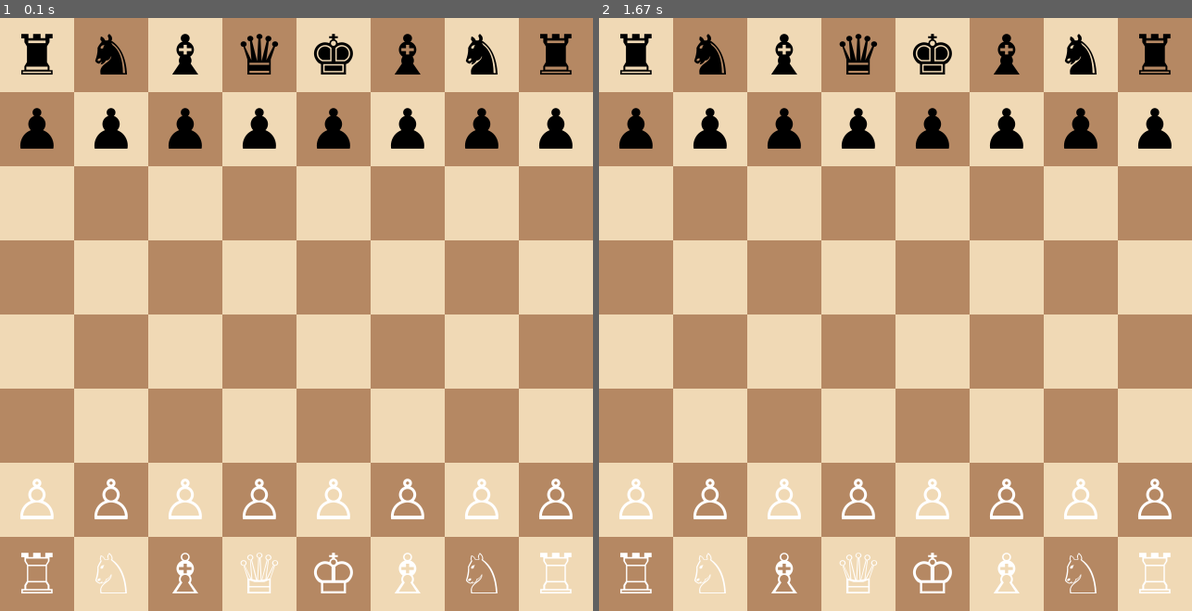
Above: before the commit, frames 1-2 (left to right).
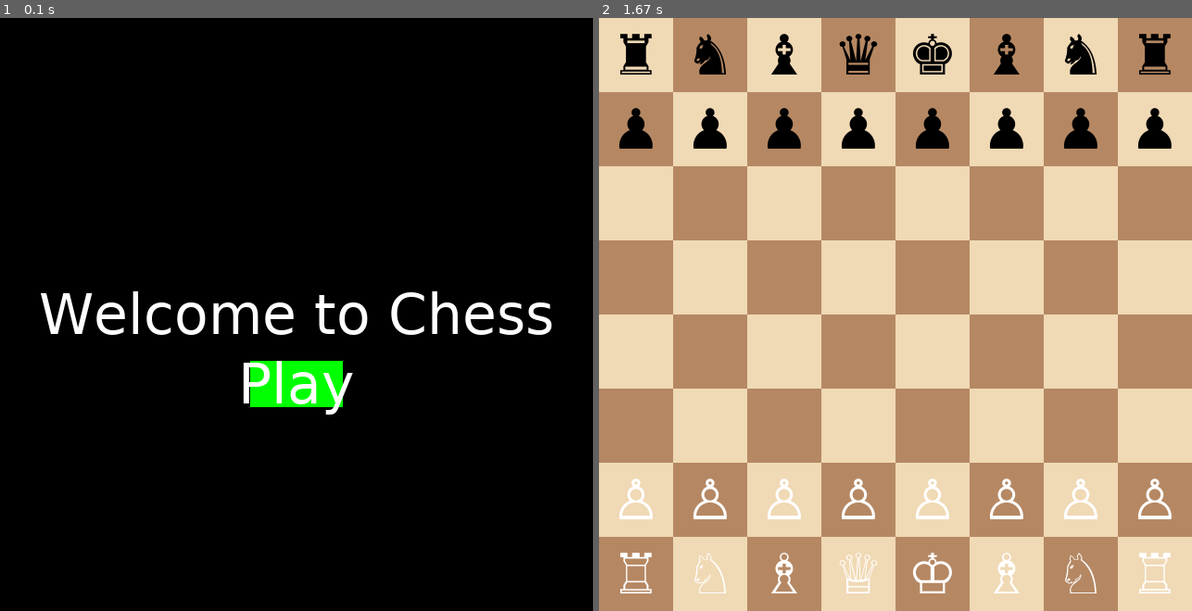
Above: after the commit, the same moments.

Repository: Agap3w/CS50p_finalProject
Game: pygame game, started from Chess_vs_AI/scacco.py
Two runs of this game, one before a commit and one after it. Both use one fixed random seed, a clock stepped at 60 frames per second and the inputs below.
Inputs (mouse positions are in pixels of both pictures, inside the frame that each line leads up to):
- Up to frame 1 (0.1 s): no input
- Up to frame 2 (1.67 s): click (895, 385) at 0.38 s; click (895, 356) at 0.85 s

The runs differ from the first frame. In frame 1, 97% of the frame differs, in the area x 0-100%, y 0-100%; in frame 2, nothing differs.

Commit message:
aggiunta schermata brutta di intro e outro

Diff:
--- a/Chess_vs_AI/scacco.py
+++ b/Chess_vs_AI/scacco.py
@@ -1,11 +1,9 @@
 # TO DO:
-# aggiungo GUI:
-## 1. schermata introduttiva
-## 2. promo choice
-## 3. game over
+# aggiungo promo choice
 
 # MINOR:
 # aggiungere pulsante per arrendersi / chiedere la patta
+# sistemo grafica intro e outro
 
 # VERY MINOR:
 # customizzo grafica pezzi
@@ -27,34 +25,51 @@
         self.running = True
         self.gui.init_game()
         self.clock = pygame.time.Clock()  # Initialize the clock
+        self.game_state = "intro"
 
     def main_game_loop(self):
-        #self.gui.intro_screen()  # Display the intro screen, if any
-
         while self.running:
-            # Update the screen and process events
             for event in pygame.event.get():
                 if event.type == pygame.QUIT:
                     self.running = False
 
                 elif event.type == pygame.MOUSEBUTTONDOWN:
-                    move_info = self.game_logic.process_click(event.pos)
-                    if move_info["move"]:
-                        self.sound_manager.play_move_sounds(move_info["move"], move_info["captured_piece"], move_info["is_check"])
-                        self.gui.redraw_needed = True
+                    if self.game_state == "intro":
+                        play_button = self.gui.get_play_button_rect()
+                        if play_button.collidepoint(event.pos):
+                            self.game_state = "playing"
+                            self.gui.redraw_needed = True
+
+                    elif self.game_state == "playing":
+                        move_info = self.game_logic.process_click(event.pos)
+                        if move_info["move"]:
+                            self.sound_manager.play_move_sounds(move_info["move"], move_info["captured_piece"], move_info["is_check"])
+                            self.gui.redraw_needed = True
+                        if self.game_logic.is_game_over():
+                            self.game_state = "outro"
+                            self.gui.redraw_needed = True
+
+                    elif self.game_state == "outro":
+                        retry_button = self.gui.get_retry_button_rect()
+                        if retry_button.collidepoint(event.pos):
+                            self.game_state = "intro"
+                            self.game_logic = GameLogic()  # Reset game
+                            self.gui.redraw_needed = True
 
             # Update the GUI (draw the board, pieces, selected square)
             if self.gui.redraw_needed:
-                self.gui.draw_board()  # Draw the chessboard
-                self.gui.draw_selected_square(self.game_logic.selected_square)
-                self.gui.draw_pieces(self.game_logic.board)  # Draw the pieces on the board
+                if self.game_state == "intro":
+                    self.gui.draw_intro()
+                elif self.game_state == "playing":
+                    self.gui.draw_board()
+                    self.gui.draw_selected_square(self.game_logic.selected_square)
+                    self.gui.draw_pieces(self.game_logic.board)
+                elif self.game_state == "outro":
+                    self.gui.draw_outro()
+
                 self.gui.refresh_display()  # Update the display
                 self.gui.redraw_needed = False
 
-            # Check if the game is over and show the game-over screen
-            if self.game_logic.is_game_over():
-                self.running = False
-
             # Keep the game running at the correct frame rate
             self.clock.tick(FPS)
 
@@ -62,7 +77,9 @@
     def __init__(self):
         self.screen = None
         self.font = None
-        self.redraw_needed = False
+        self.redraw_needed = True
+        self.play_button_rect = None
+        self.retry_button_rect = None
 
     def init_game(self):
         pygame.init()
@@ -79,9 +96,36 @@
                 self.font = pygame.font.Font(None, 60)  # Fallback
 
         # Draw initial board
-        self.draw_board()
-        self.draw_pieces()
+        self.draw_intro()
         self.refresh_display()
+
+    def get_play_button_rect(self):
+        return pygame.Rect(WIDTH // 2 - 50, HEIGHT // 2 + 50, 100, 50)
+
+    def get_retry_button_rect(self):
+        return pygame.Rect(WIDTH // 2 - 50, HEIGHT // 2 + 50, 100, 50)
+
+    def draw_intro(self):
+        self.screen.fill((0, 0, 0))
+        text = self.font.render("Welcome to Chess", True, (255, 255, 255))
+        self.screen.blit(text, (WIDTH // 2 - text.get_width() // 2, HEIGHT // 2 - text.get_height() // 2))
+
+        play_button = self.get_play_button_rect()
+        pygame.draw.rect(self.screen, (0, 255, 0), play_button)
+        button_text = self.font.render("Play", True, (255, 255, 255))
+        self.screen.blit(button_text, (play_button.x + (play_button.width - button_text.get_width()) // 2,
+                                     play_button.y + (play_button.height - button_text.get_height()) // 2))
+
+    def draw_outro(self):
+        self.screen.fill((0, 0, 0))
+        text = self.font.render("Game Over", True, (255, 0, 0))
+        self.screen.blit(text, (WIDTH // 2 - text.get_width() // 2, HEIGHT // 2 - text.get_height() // 2))
+
+        retry_button = self.get_retry_button_rect()
+        pygame.draw.rect(self.screen, (0, 255, 0), retry_button)
+        button_text = self.font.render("Retry", True, (255, 255, 255))
+        self.screen.blit(button_text, (retry_button.x + (retry_button.width - button_text.get_width()) // 2,
+                                     retry_button.y + (retry_button.height - button_text.get_height()) // 2))
 
     def refresh_display(self):
         pygame.display.flip()
